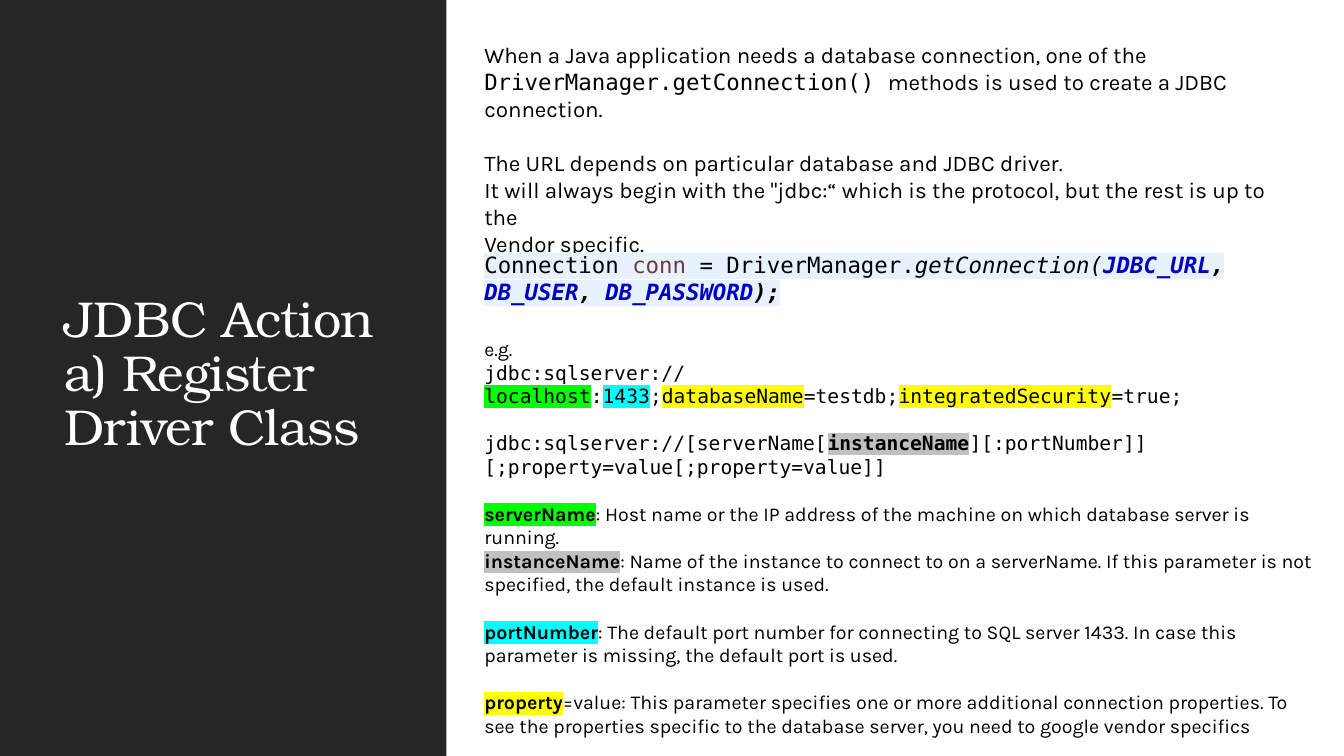
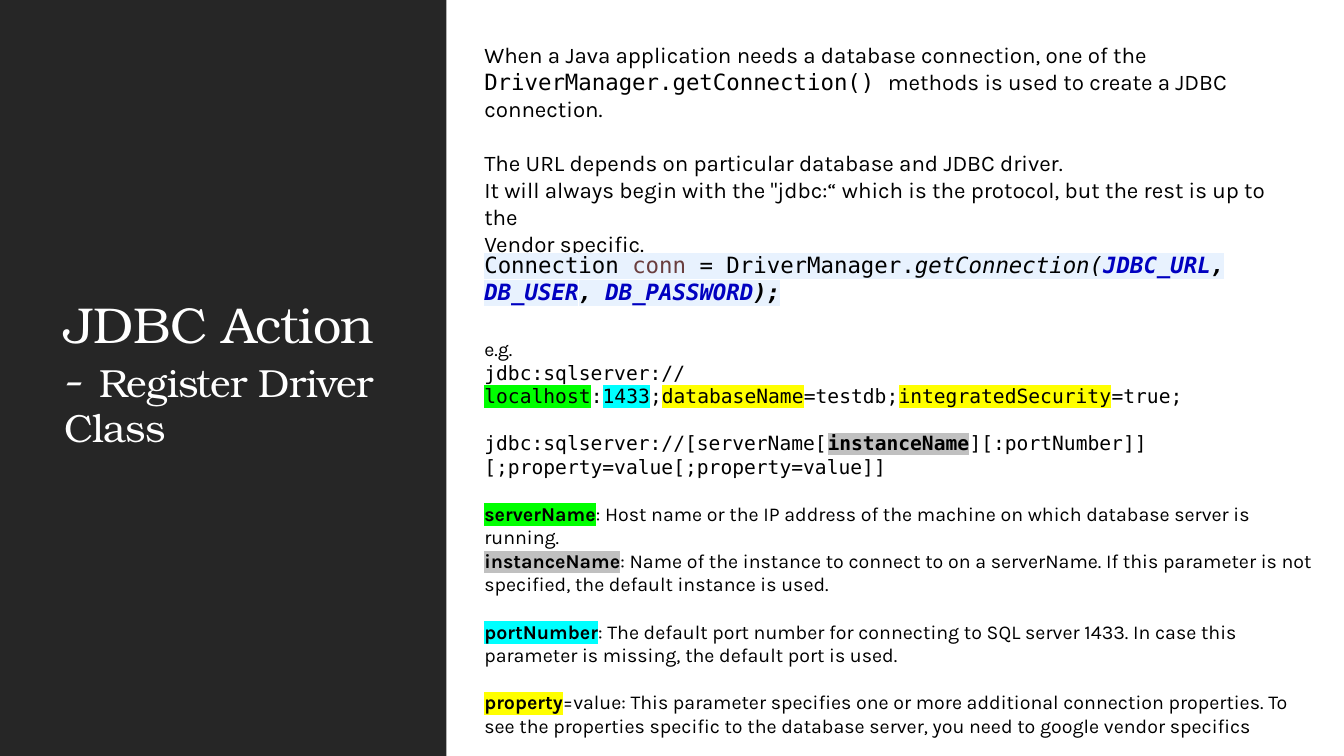
Before and after one commit to JSS-DEVCORE/JdbcExample, a slide deck: slide 8 of docs/JDBC Insights.pptx. Drawn at 1344x756 pixels with LibreOffice and Linux fonts; fonts in the diff are those of the drawing. Boxes give left, top, right and bottom in pixels: in the first picture for what was removed or moved away, otherwise in the second. Text is boxed around its words. In the diff, an @@ line names an element or a change of style, - is before the commit and + after.

```diff
--- a/docs/JDBC Insights.pptx
+++ b/docs/JDBC Insights.pptx
@@ title at bbox=[64, 308, 374, 443]: text changed; size 36 to 28 pt @@
-JDBC Action
-a) Register Driver Class
+JDBC Action
+- Register Driver Class
```
Also in this commit, not shown: 7 other slides changed, 1 slide added, 12 other files.
